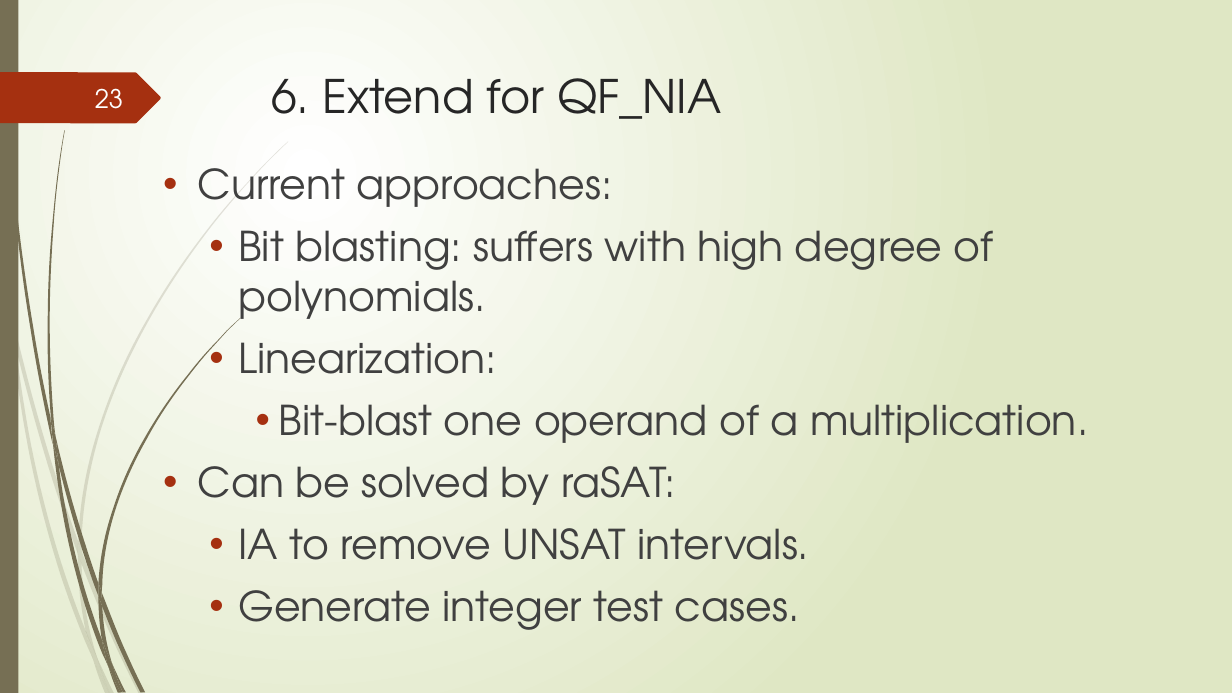
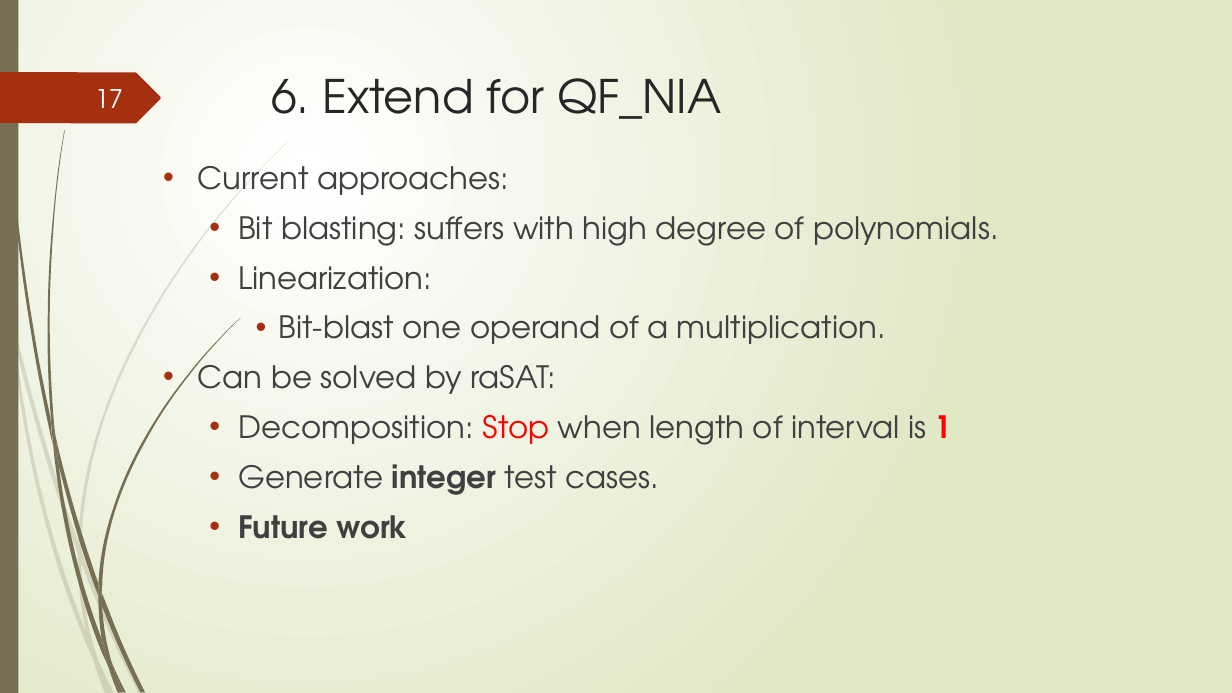
Before and after one commit to tungvx/raSAT, a slide deck: slide 17 of report/midterm.pptx (slide 23 before the commit). Drawn at 1232x693 pixels with LibreOffice and Linux fonts; fonts in the diff are those of the drawing. Boxes give left, top, right and bottom in pixels: in the first picture for what was removed or moved away, otherwise in the second. Text is boxed around its words. In the diff, an @@ line names an element or a change of style, - is before the commit and + after.

```diff
--- a/report/midterm.pptx
+++ b/report/midterm.pptx
@@ page number at (95, 89, 123, 108): text changed @@
-23
+17
@@ text at (198, 166, 999, 495): size 32 to 24 pt in "Current approaches:", "Bit blasting: suffers with high degree of ...", "Linearization:", "Bit-blast one operand of a multiplication." and 2 more places; bold on in "integer" @@
@@ text at (238, 415, 952, 445): text changed; size 32 to 24 pt @@
-  • IA to remove UNSAT intervals.
+  • Decomposition: Stop when length of interval is 1
@@ text at (238, 515, 408, 539): paragraph added @@
+  • Future work
```
Also in this commit, not shown: 12 other slides changed, 5 slides added, 11 slides removed, 4 other files.
